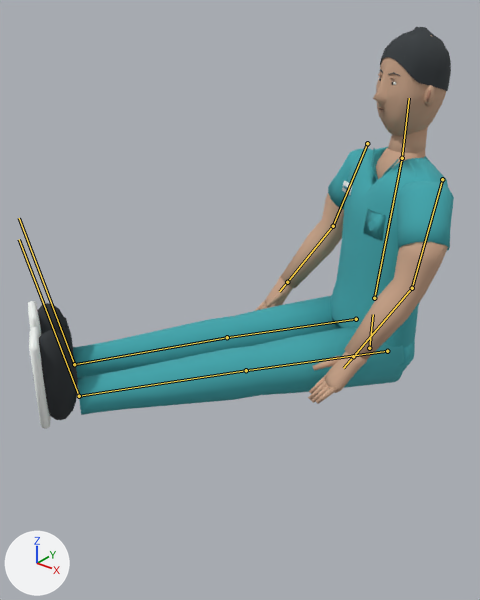
A saved change to the glTF model arjan-portfolio/public/hospitalsim/assets/clinician-lod.glb.
Camera for both pictures: a 50 mm camera at (0.574, -1.197, 1.782) aimed at (-0.319, -0.08, 1.09). Every picture has the same lights, and +X, +Y and +Z are marked at lower left. The older version comes first. Both versions are drawn at frame 34 of the action 'TransferIn'; the numbers are the values there. The bones that change are drawn over the model as lines.

In view in the first picture: 'clinician_skin_export'.
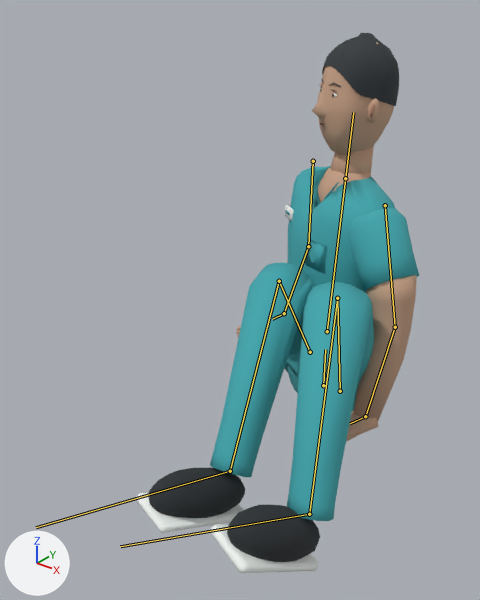
The change in detail:
Bone 'hips' (bone_hips) moves from (-0.173, -0.058, -0.335) to (-0.173, -0.058, -0.087).
Bone 'spine' (bone_spine) turns from (-6, 0, 0) to (-3, 0, 0) degrees about its own x, y and z.
Bone 'head' (bone_head) turns from (5, 0, 0) to (0, 0, 0) degrees about its own x, y and z.
Bone 'upper_arm.L' (bone_upper_arm_l) turns from (-10, 0, 0) to (8, 0, 0) degrees about its own x, y and z.
Bone 'forearm.L' (bone_forearm_l) turns from (-21, 0, 0) to (-17, 0, 0) degrees about its own x, y and z.
Bone 'hand.L' (bone_hand_l) turns from (0, 0, 0) to (-54, 0, 0) degrees about its own x, y and z.
Bone 'upper_arm.R' (bone_upper_arm_r) turns from (-10, 0, 0) to (8, 0, 0) degrees about its own x, y and z.
Bone 'forearm.R' (bone_forearm_r) turns from (-21, 0, 0) to (-17, 0, 0) degrees about its own x, y and z.
Bone 'hand.R' (bone_hand_r) turns from (0, 0, 0) to (-54, 0, 0) degrees about its own x, y and z.
Bone 'thigh.L' (bone_thigh_l) turns from (-90, 0, 0) to (-29, -56, -128) degrees about its own x, y and z.
Bone 'shin.L' (bone_shin_l) turns from (0, 0, 0) to (39, -40, 93) degrees about its own x, y and z.
Bone 'foot.L' (bone_foot_l) turns from (0, 0, 0) to (-7, -29, -20) degrees about its own x, y and z.
Bone 'thigh.R' (bone_thigh_r) turns from (-90, 0, 0) to (-72, -63, -81) degrees about its own x, y and z.
Bone 'shin.R' (bone_shin_r) turns from (0, 0, 0) to (58, -35, 67) degrees about its own x, y and z.
Bone 'foot.R' (bone_foot_r) turns from (0, 0, 0) to (12, -25, -23) degrees about its own x, y and z.

Boxes (x1, y1, x2, y2) around the edits, measured in the pictures (480 x 600 px):
'clinician_skin_export', posed (34% narrower, 34% taller): before (28, 27, 454, 429); after (137, 33, 419, 573)
bone 'hips', root to tip: before (369, 348) to (373, 314); after (323, 385) to (325, 349)
bone 'spine', root to tip: before (374, 298) to (402, 158); after (327, 331) to (345, 178)
bone 'head', root to tip: before (402, 158) to (409, 98); after (345, 178) to (353, 112)
bone 'upper_arm.L', root to tip: before (442, 179) to (412, 288); after (385, 205) to (395, 327)
bone 'forearm.L', root to tip: before (412, 288) to (353, 356); after (395, 327) to (365, 416)
bone 'hand.L', root to tip: before (353, 356) to (343, 368); after (365, 416) to (350, 423)
bone 'upper_arm.R', root to tip: before (367, 143) to (333, 226); after (313, 161) to (308, 246)
bone 'forearm.R', root to tip: before (333, 226) to (287, 282); after (308, 246) to (284, 313)
bone 'hand.R', root to tip: before (287, 282) to (279, 291); after (284, 313) to (272, 319)
bone 'thigh.L', root to tip: before (387, 351) to (246, 370); after (340, 391) to (337, 298)
bone 'shin.L', root to tip: before (246, 370) to (79, 396); after (337, 298) to (309, 514)
bone 'foot.L', root to tip: before (79, 396) to (19, 239); after (309, 514) to (120, 546)
bone 'thigh.R', root to tip: before (356, 319) to (227, 337); after (310, 352) to (279, 281)
bone 'shin.R', root to tip: before (227, 337) to (74, 364); after (279, 281) to (230, 471)
bone 'foot.R', root to tip: before (74, 364) to (19, 218); after (230, 471) to (36, 527)
